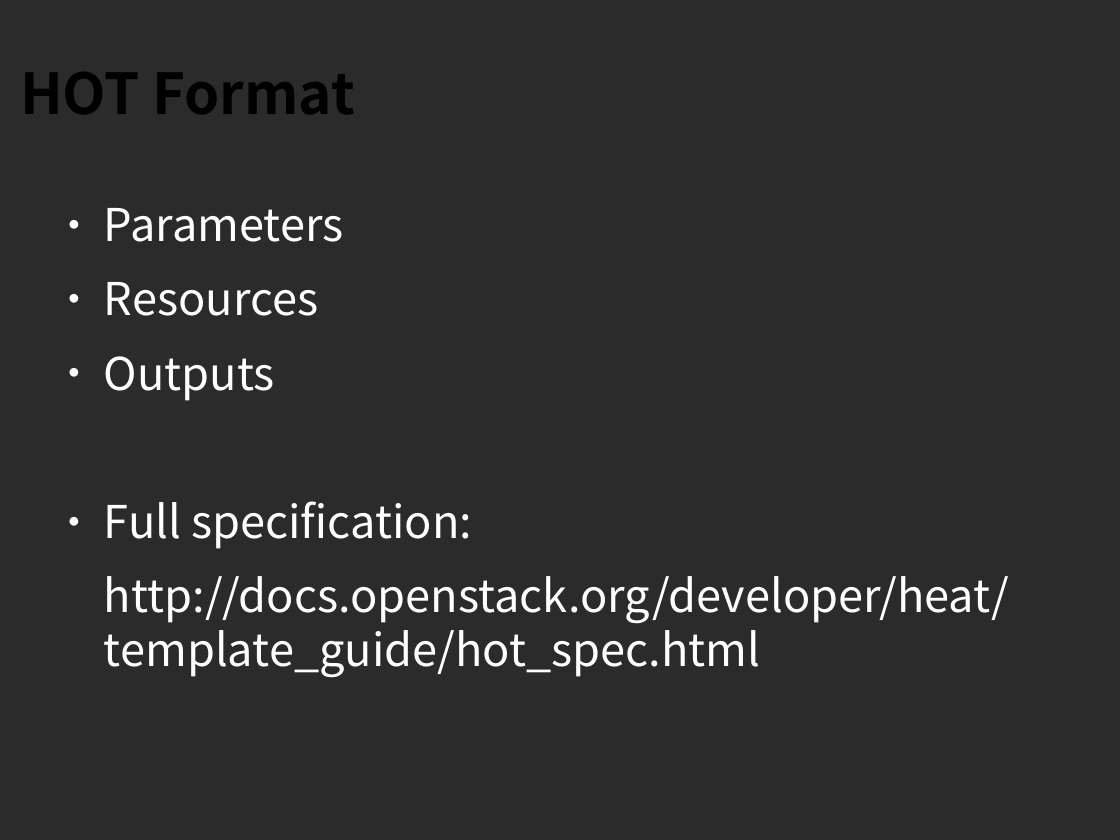
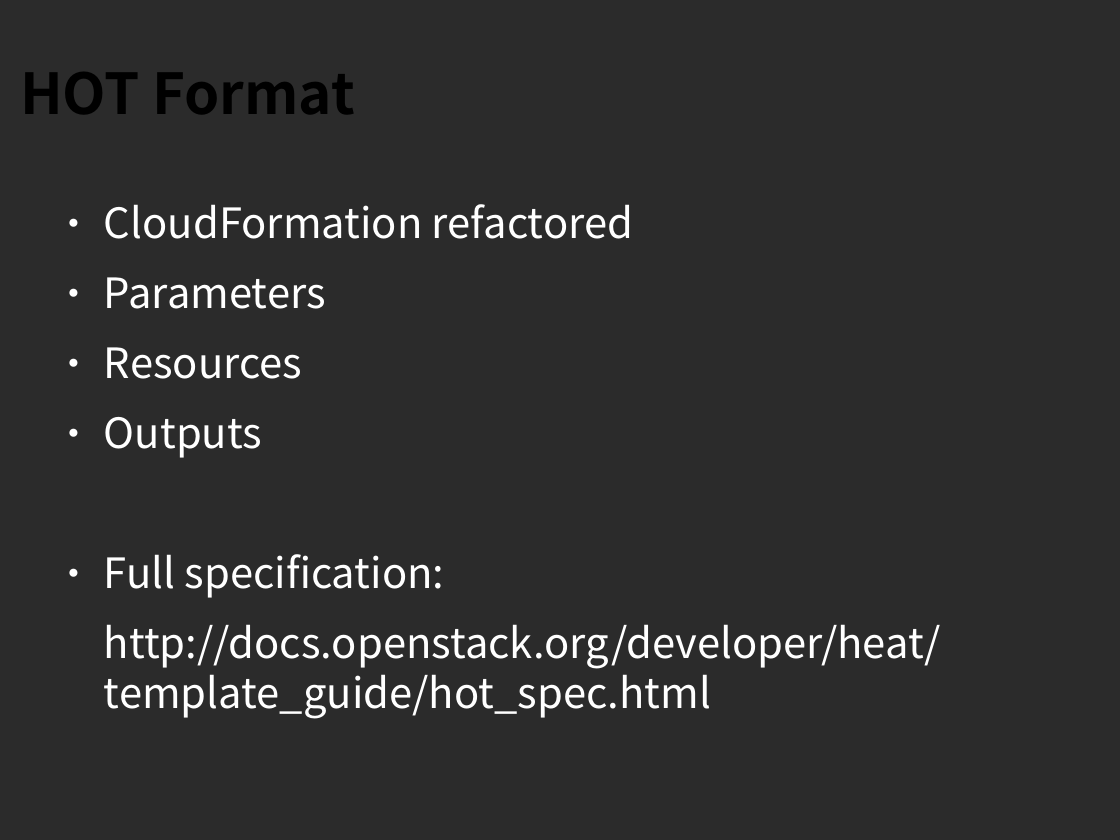
Before and after one commit to sdake/slides, a slide deck: slide 4 of sdake-cloudopen-heat-2013-09/heat-cloudopen-final.odp. Drawn at 1120x840 pixels with LibreOffice and Linux fonts; fonts in the diff are those of the drawing; background and template pictures are left out; a plain dark background stands for a picture behind light text. Boxes give left, top, right and bottom in pixels: in the first picture for what was removed or moved away, otherwise in the second. Text is boxed around its words. In the diff, an @@ line names an element or a change of style, - is before the commit and + after.

Commit message:
Updated

```diff
--- a/sdake-cloudopen-heat-2013-09/heat-cloudopen-final.odp
+++ b/sdake-cloudopen-heat-2013-09/heat-cloudopen-final.odp
@@ text at [104, 204, 633, 239]: paragraph added @@
+● CloudFormation refactored
@@ text at [104, 277, 941, 719]: size 32 to 29.6 pt in "Parameters", "Resources", "Outputs", "Full specification:" and 1 more places @@
```
Also in this commit, not shown: 2 other slides changed, 6 slides added, 7 slides removed.
